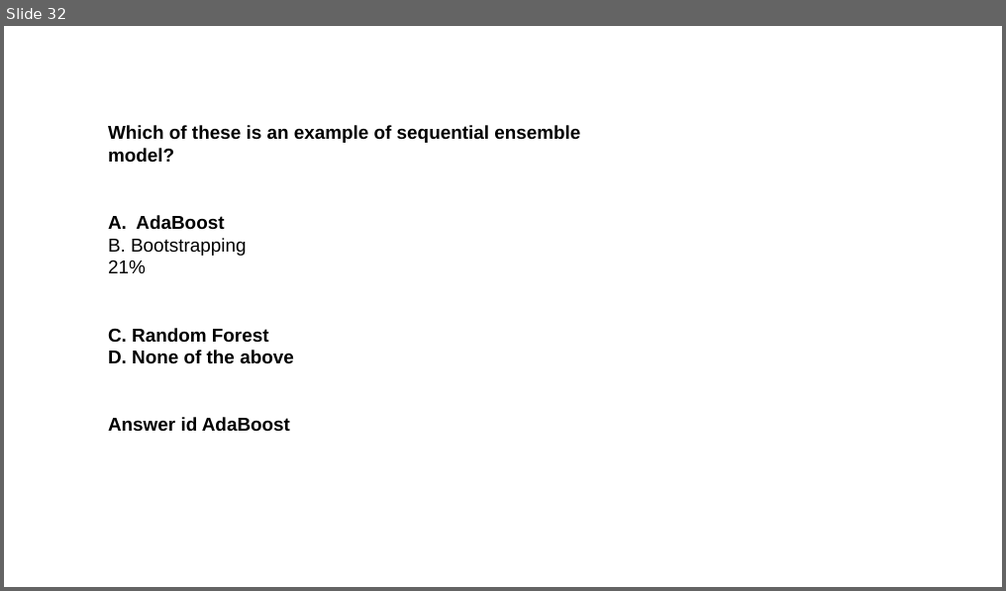
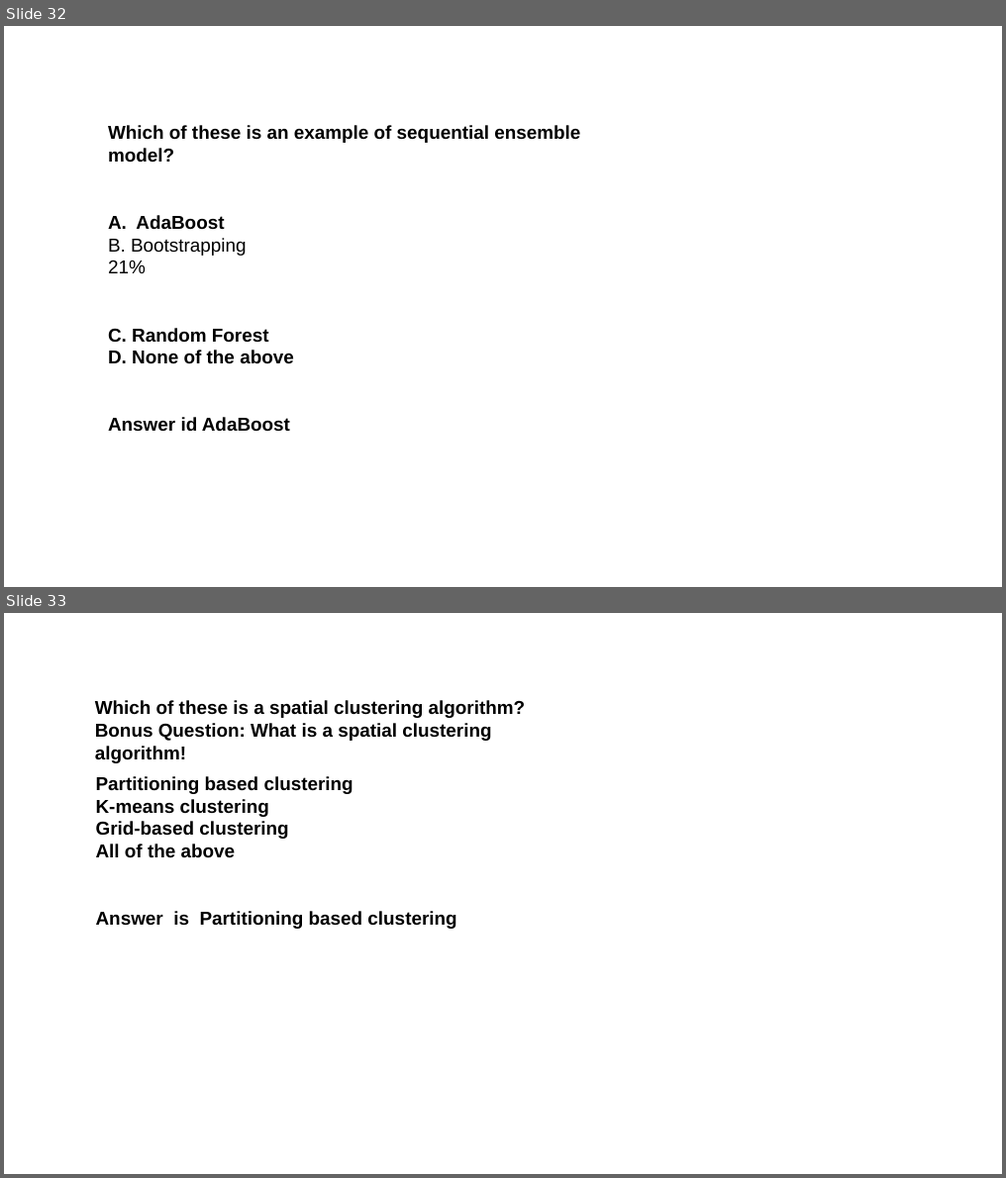
Before and after one commit to Saira55/Machine-Learning-Multiple-Choice-Questions, a slide deck: Machine Learning Quiz Question.pptx. Shown one above the other, each under a label of ours: slide 32 before the commit, slides 32 and 33 after it. The pictures are 1006x591 and 1006x1178 pixels, drawn with LibreOffice and Linux fonts; fonts in the diff are those of the drawing. Boxes give left, top, right and bottom in pixels: in the first picture for what was removed or moved away, otherwise in the second. Text is boxed around its words. In the diff, an @@ line names an element or a change of style, - is before the commit and + after.

```diff
--- a/Machine Learning Quiz Question.pptx
+++ b/Machine Learning Quiz Question.pptx
@@ slide 33 added at box(4, 613, 1002, 1174), background #FFFFFF @@
@@ text added at box(95, 700, 526, 741), 18 pt, text #000000, bold @@
+Which of these is a spatial clustering algorithm?
+Bonus Question: What is a spatial clustering algorithm!
@@ text added at box(96, 776, 456, 929), 18 pt, text #000000, bold @@
+Partitioning based clustering
+K-means clustering
+Grid-based clustering
+All of the above
+Answer is Partitioning based clustering
```
Also in this commit, not shown: 1 slide removed.
